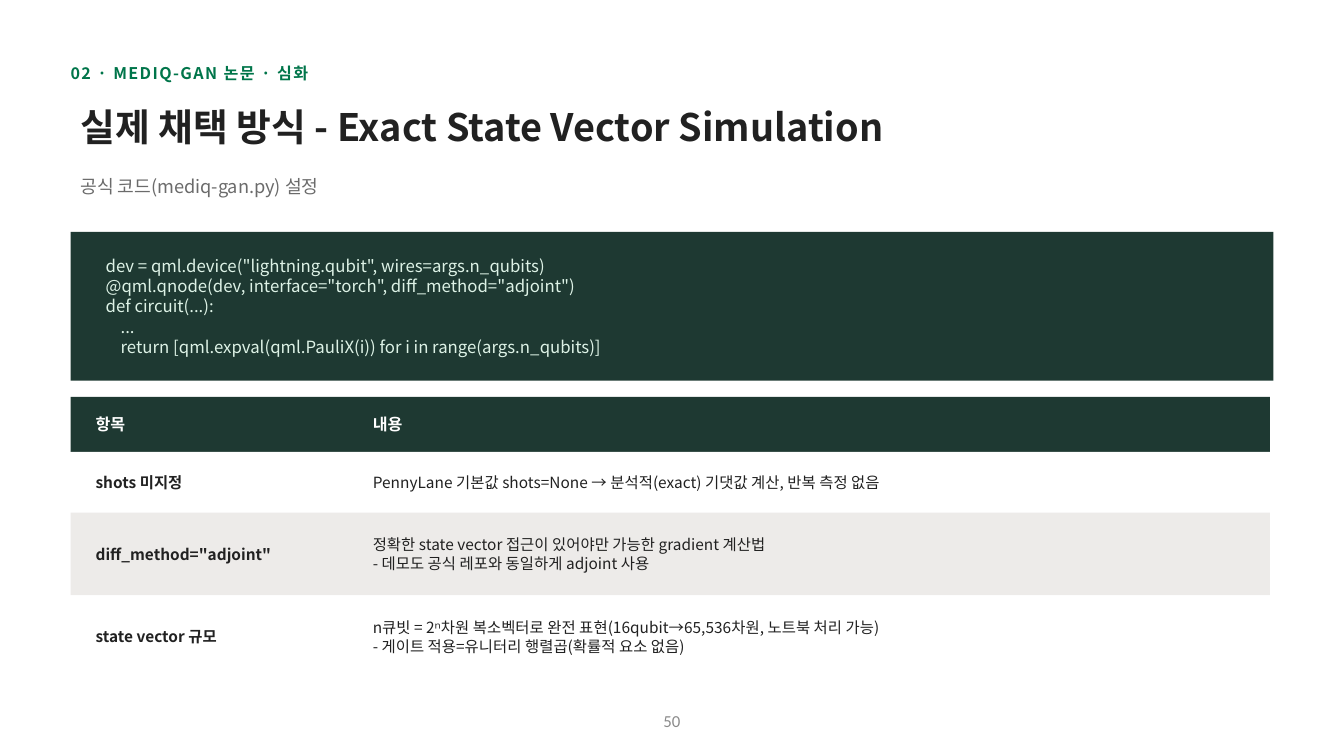
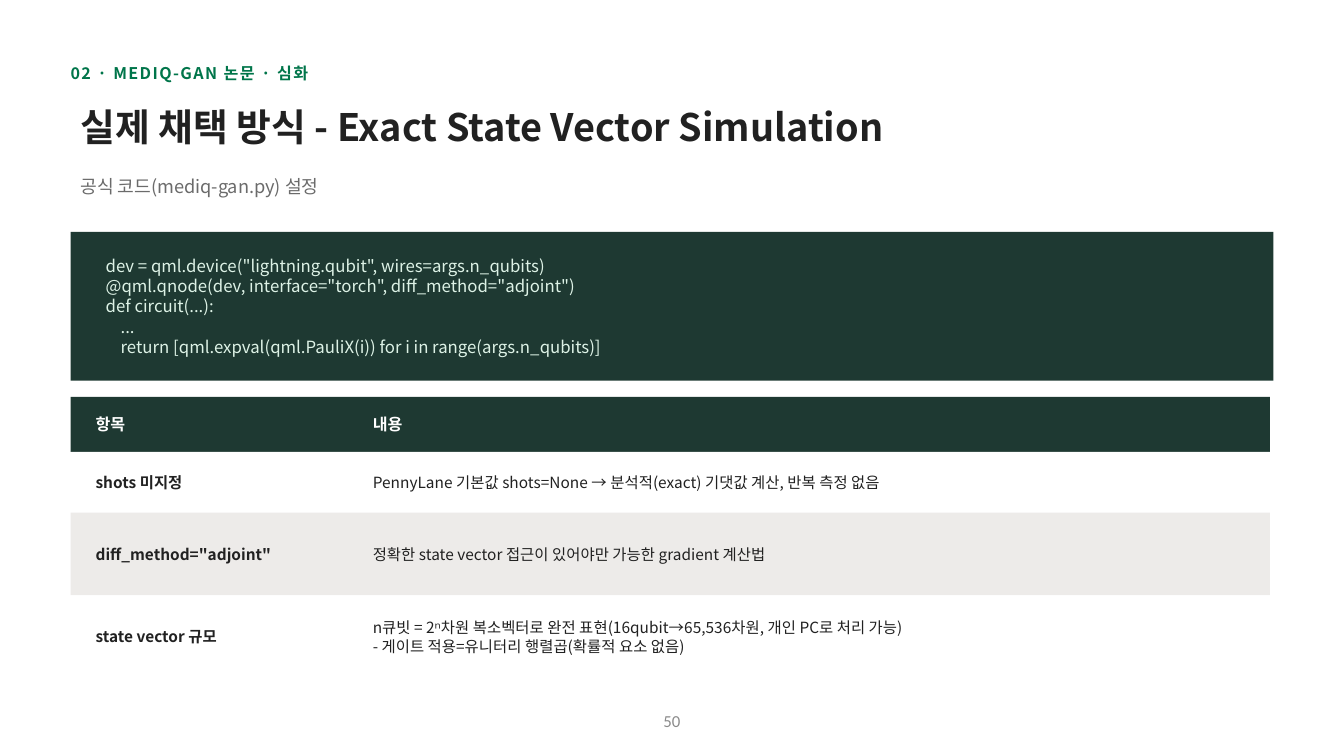
Before and after one commit to hyunhp/skin_disease_qml, a slide deck: slide 50 of practice/day1_slides/day1_theory_slides.pptx. Drawn at 1344x756 pixels with LibreOffice and Linux fonts; fonts in the diff are those of the drawing. Boxes give left, top, right and bottom in pixels: in the first picture for what was removed or moved away, otherwise in the second. Text is boxed around its words. In the diff, an @@ line names an element or a change of style, - is before the commit and + after.

```diff
--- a/practice/day1_slides/day1_theory_slides.pptx
+++ b/practice/day1_slides/day1_theory_slides.pptx
@@ text at [382, 556, 649, 573]: paragraph removed @@
-- 데모도 공식 레포와 동일하게 adjoint 사용
@@ text at [373, 620, 903, 637]: text changed @@
-n큐빗 = 2ⁿ차원 복소벡터로 완전 표현(16qubit→65,536차원, 노트북 처리 가능)
+n큐빗 = 2ⁿ차원 복소벡터로 완전 표현(16qubit→65,536차원, 개인 PC로 처리 가능)
```
Also in this commit, not shown: 10 other slides changed, 1 slide removed, 10 other files.
